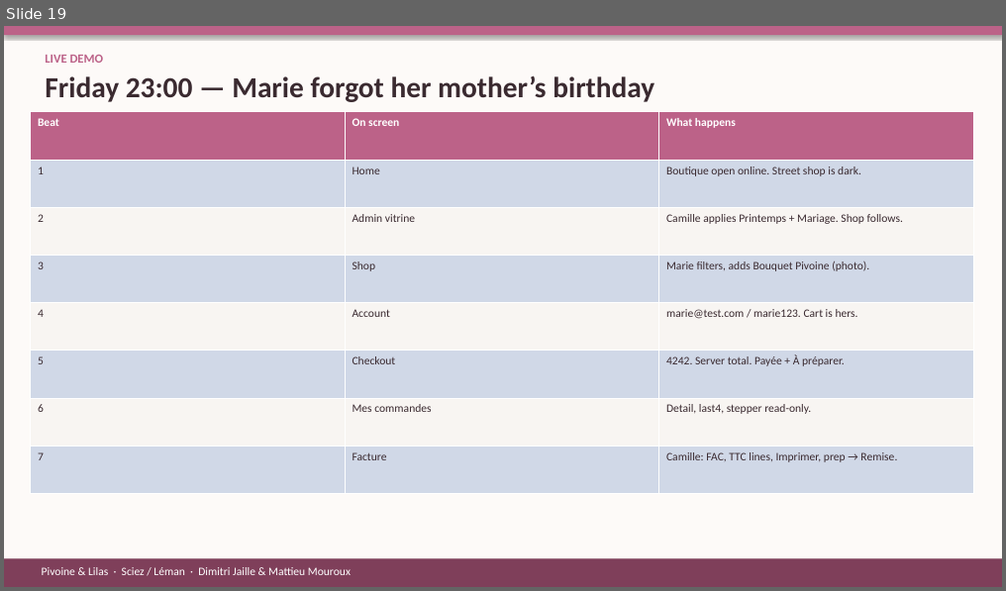
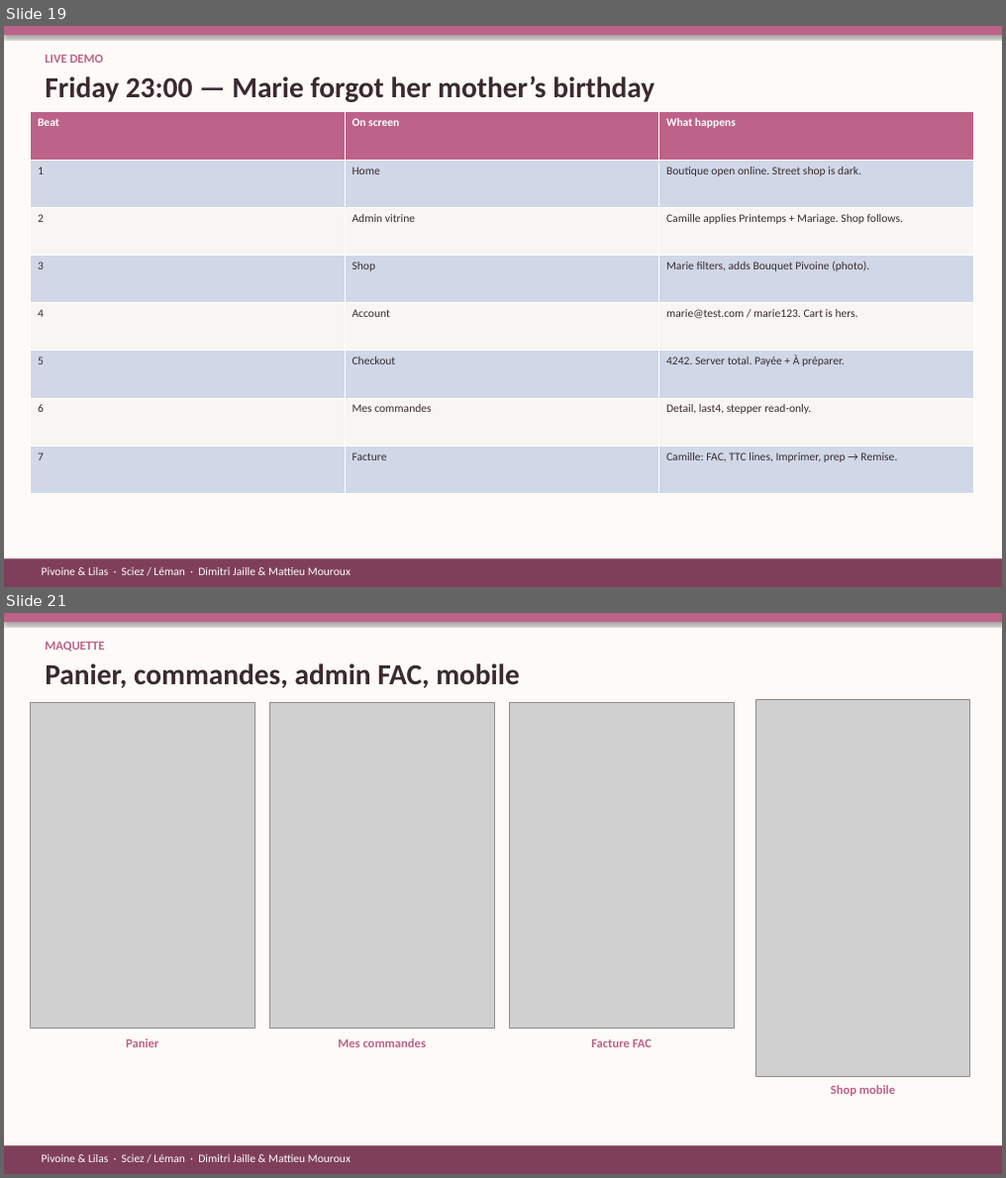
Before and after one commit to Issercio/Demo-day, a slide deck: docs/presentation/Pivoine-Lilas.pptx. Shown one above the other, each under a label of ours: slide 19 before the commit, slides 19 and 21 after it; the slides between them are not shown. The pictures are 1006x591 and 1006x1178 pixels, drawn with LibreOffice and Linux fonts; fonts in the diff are those of the drawing; grey boxes stand for pictures. Boxes give left, top, right and bottom in pixels: in the first picture for what was removed or moved away, otherwise in the second. Text is boxed around its words. In the diff, an @@ line names an element or a change of style, - is before the commit and + after.

```diff
--- a/docs/presentation/Pivoine-Lilas.pptx
+++ b/docs/presentation/Pivoine-Lilas.pptx
@@ slide 21 added at (x1=4, y1=613, x2=1002, y2=1174), background #FFFFFF @@
@@ rectangle added at (x1=4, y1=613, x2=1002, y2=1174), fill #FDFAF8 @@
@@ rectangle added at (x1=4, y1=613, x2=1002, y2=622), fill #BC6288 @@
@@ text added at (x1=45, y1=642, x2=104, y2=652), 12 pt, text #BC6288, bold @@
+MAQUETTE
@@ text added at (x1=45, y1=663, x2=520, y2=688), 28 pt, text #3A2A30, bold @@
+Panier, commandes, admin FAC, mobile
@@ picture added at (x1=756, y1=699, x2=969, y2=1077) @@
@@ picture added at (x1=30, y1=703, x2=254, y2=1029) @@
@@ picture added at (x1=269, y1=703, x2=494, y2=1029) @@
@@ picture added at (x1=509, y1=703, x2=734, y2=1029) @@
@@ text added at (x1=126, y1=1039, x2=158, y2=1048), 12 pt, text #BC6288, bold @@
+Panier
@@ text added at (x1=338, y1=1039, x2=427, y2=1048), 12 pt, text #BC6288, bold @@
+Mes commandes
@@ text added at (x1=591, y1=1040, x2=651, y2=1048), 12 pt, text #BC6288, bold @@
+Facture FAC
@@ text added at (x1=831, y1=1085, x2=895, y2=1096), 12 pt, text #BC6288, bold @@
+Shop mobile
@@ rectangle added at (x1=4, y1=1146, x2=1002, y2=1174), fill #7F3F5A @@
@@ text added at (x1=42, y1=1155, x2=350, y2=1162), 11 pt, text #FFFFFF @@
+Pivoine & Lilas · Sciez / Léman · Dimitri Jaille & Mattieu Mouroux
```
Also in this commit, not shown: 2 slides changed, 2 other slides added, 1 slide removed, 5 other files.
